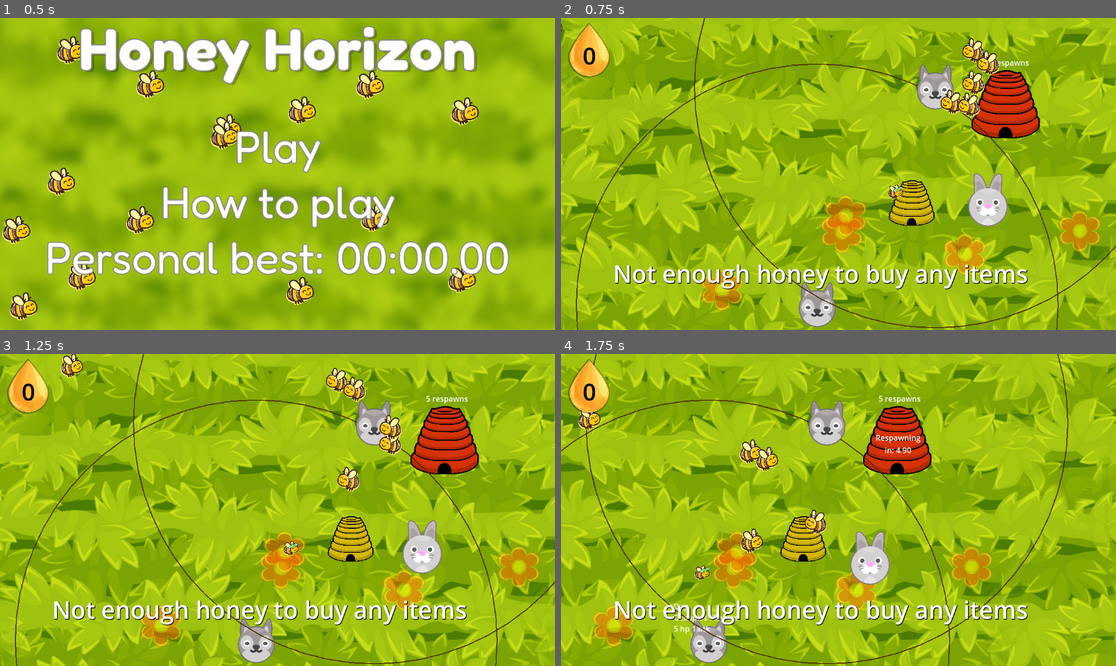
Above: before the commit, frames 1-4 (two rows, left to right).
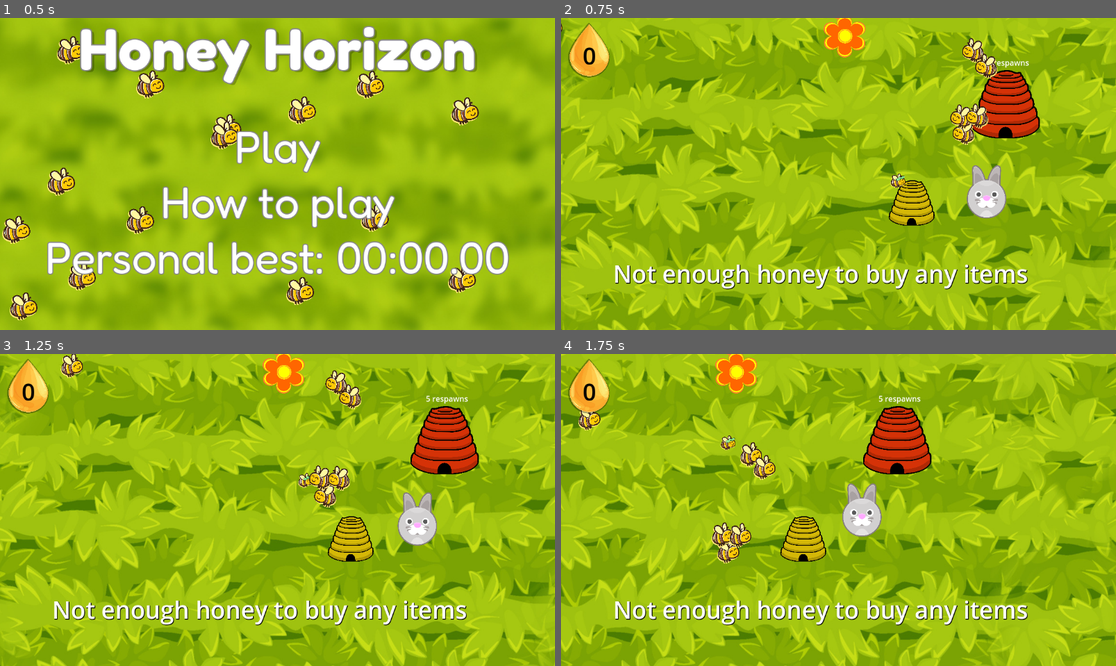
Above: after the commit, the same moments.

Repository: jam53/GMTK-Gamejam-2024
Game: Godot game, scene res://scenes/main_menu.tscn
The game is run twice, just before and just after one commit, with the same random seed, the same clock (stepped at 60 frames per second) and the same inputs.
Inputs (mouse positions are in pixels of both pictures, inside the frame that each line leads up to):
- Up to frame 1 (0.5 s): no input
- Up to frame 2 (0.75 s): click "Play" at 0.5 s
- Up to frame 3 (1.25 s): no input
- Up to frame 4 (1.75 s): move the mouse to (816, 644) at 1.27 s; press the mouse at (816, 644) at 1.28 s; hold D (right) from 1.28 s (still down)

Frame 1 is identical in both runs. In frame 2, 8.5% of the frame differs, in the area x 2-100%, y 0-100%; in frame 3, 9.2%; in frame 4, 9.4%, in the area x 0-100%, y 0-100%.

Commit message:
dog spawning ⬆️🐶
✔️ wider dog spawn
✔️ no dog spawn in start area
✔️ no dogs too close to each other

Diff:
--- a/scenes/enemies/enemy_dog.tscn
+++ b/scenes/enemies/enemy_dog.tscn
@@ -15,7 +15,7 @@
 [sub_resource type="RectangleShape2D" id="RectangleShape2D_x6453"]
 size = Vector2(43.4186, 98.3612)
 
-[node name="EnemyDog" type="CharacterBody2D" groups=["badgers"]]
+[node name="EnemyDog" type="CharacterBody2D" groups=["badgers", "dogs"]]
 script = ExtResource("1_q6yrs")
 
 [node name="Dog" type="Sprite2D" parent="."]
--- a/scenes/lawn.tscn
+++ b/scenes/lawn.tscn
@@ -14,6 +14,7 @@
 [ext_resource type="PackedScene" uid="uid://dei8n40gtxqsw" path="res://scenes/enemies/enemy_rabbit.tscn" id="8_lk0uv"]
 [ext_resource type="PackedScene" uid="uid://dply1skjqut7x" path="res://scenes/attacker.tscn" id="8_v2b88"]
 [ext_resource type="PackedScene" uid="uid://c21fqmty4cbhr" path="res://scenes/enemies/enemy_dog.tscn" id="9_u5hqr"]
+[ext_resource type="Script" path="res://scripts/spawners/spawner.gd" id="13_41skp"]
 
 [node name="Lawn" type="Node2D"]
 
@@ -61,15 +62,6 @@
 
 [node name="Spawners" type="Node2D" parent="."]
 
-[node name="FlowerSpawner" parent="Spawners" instance=ExtResource("3_amc8p")]
-position = Vector2(-15, -52)
-
-[node name="DogSpawner" parent="Spawners" instance=ExtResource("3_amc8p")]
-position = Vector2(-17, -52)
-initial_amount = 2
-scene = ExtResource("9_u5hqr")
-group = "badgers"
-
 [node name="EnemySpawner" parent="Spawners" instance=ExtResource("3_amc8p")]
 position = Vector2(-13, -49)
 script = ExtResource("4_yw1nr")
@@ -79,5 +71,29 @@
 basic_bear = ExtResource("5_h78oq")
 basic_rabbit = ExtResource("8_lk0uv")
 
+[node name="DogSpawner" type="Node2D" parent="Spawners" node_paths=PackedStringArray("spawn_area", "dont_spawn_area")]
+script = ExtResource("13_41skp")
+initial_amount = 50
+spawn_area = NodePath("ReferenceRect")
+dont_spawn_area = NodePath("../../FlowerSpawner/ReferenceRect2")
+scene = ExtResource("9_u5hqr")
+group = "dogs"
+
+[node name="ReferenceRect" type="ReferenceRect" parent="Spawners/DogSpawner"]
+offset_left = -3953.0
+offset_top = -2220.0
+offset_right = 4680.0
+offset_bottom = 3876.0
+
+[node name="FlowerSpawner" parent="." node_paths=PackedStringArray("spawn_area") instance=ExtResource("3_amc8p")]
+position = Vector2(-15, -52)
+spawn_area = NodePath("ReferenceRect2")
+
+[node name="ReferenceRect2" type="ReferenceRect" parent="FlowerSpawner"]
+offset_left = -363.0
+offset_top = -495.0
+offset_right = 1526.0
+offset_bottom = 1065.0
+
 [node name="Bee2" parent="." instance=ExtResource("8_v2b88")]
 position = Vector2(-99, 39)
--- a/scenes/spawner.tscn
+++ b/scenes/spawner.tscn
@@ -1,13 +1,9 @@
 [gd_scene load_steps=3 format=3 uid="uid://dn54re6imlidr"]
 
 [ext_resource type="Script" path="res://scripts/spawners/spawner.gd" id="1_7flba"]
-[ext_resource type="PackedScene" uid="uid://dkaw854ax1oes" path="res://scenes/basic_flower.tscn" id="2_lytnu"]
+[ext_resource type="PackedScene" uid="uid://dkaw854ax1oes" path="res://scenes/flowers/basic_flower.tscn" id="2_lytnu"]
 
 [node name="FlowerSpawner" type="Node2D" node_paths=PackedStringArray("spawn_area")]
 script = ExtResource("1_7flba")
-spawn_area = NodePath("ReferenceRect")
+spawn_area = NodePath("")
 scene = ExtResource("2_lytnu")
-
-[node name="ReferenceRect" type="ReferenceRect" parent="."]
-offset_right = 1153.0
-offset_bottom = 662.0
--- a/scripts/spawners/spawner.gd
+++ b/scripts/spawners/spawner.gd
@@ -1,8 +1,8 @@
-# FlowerScript.gd
 extends Node2D
 
 @export var initial_amount: int = 5
 @export var spawn_area: ReferenceRect
+@export var dont_spawn_area : ReferenceRect
 
 @export_category("Items to spawn")
 @export var scene: PackedScene
@@ -17,7 +17,18 @@
 func generate_random_position() -> Vector2:
 	var top_left = spawn_area.get_rect().position
 	var bottom_right = spawn_area.get_rect().end
-	return Vector2(randf_range(top_left.x, bottom_right.x), randf_range(bottom_right.y, top_left.y))
+	var new_pos = Vector2(randf_range(top_left.x, bottom_right.x), randf_range(top_left.y, bottom_right.y))
+
+	while get_closest_in_group(new_pos) < 100 or is_in_dont_spawn_area(new_pos):
+		new_pos = Vector2(randf_range(top_left.x, bottom_right.x), randf_range(top_left.y, bottom_right.y))
+	return new_pos
+
+# Checks if a position is within the dont_spawn_area
+func is_in_dont_spawn_area(pos: Vector2) -> bool:
+	if dont_spawn_area:
+		var dont_spawn_rect = dont_spawn_area.get_rect()
+		return dont_spawn_rect.has_point(pos)
+	return false
 
 # Instantiates a flower at a given position.
 func spawn_item(flower: PackedScene, pos: Vector2) -> Node:
@@ -34,3 +45,11 @@
 	for i in range(0, amount):
 		var pos = generate_random_position()
 		spawn_item(flower, pos)
+
+func get_closest_in_group(pos: Vector2) -> float:
+	var closest_distance : float = INF
+	for item in get_tree().get_nodes_in_group(group):
+		var distance = pos.distance_to(item.position)
+		if distance < closest_distance:
+			closest_distance = distance
+	return closest_distance
Not shown, added: assets/sprites/HoneyHorizonGameplay.jpg.import
Not shown: 1 places in scenes/lawn.tscn that only renumber resources
Not shown: 1 places in scenes/main_menu.tscn that only renumber resources
